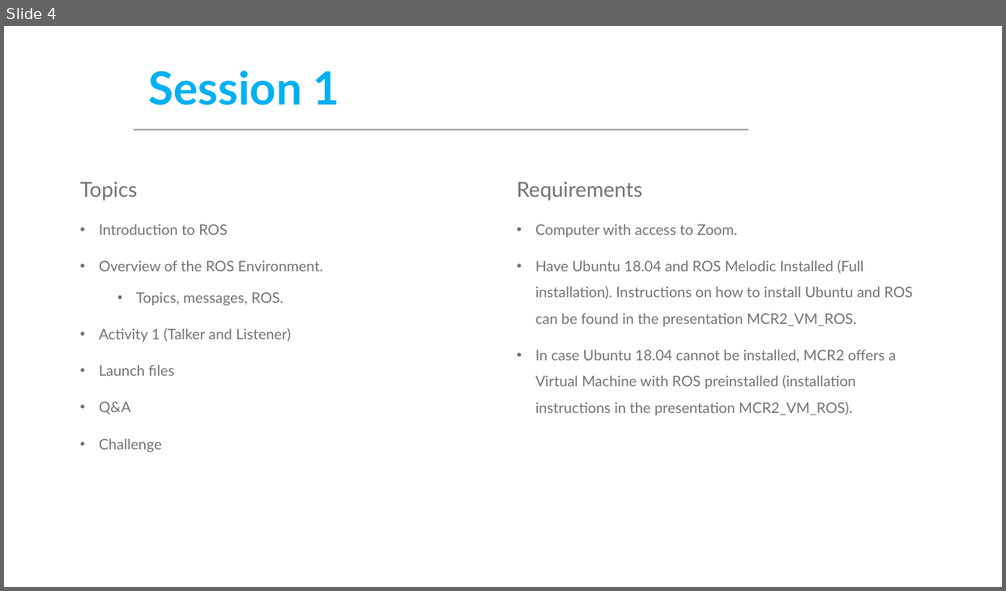
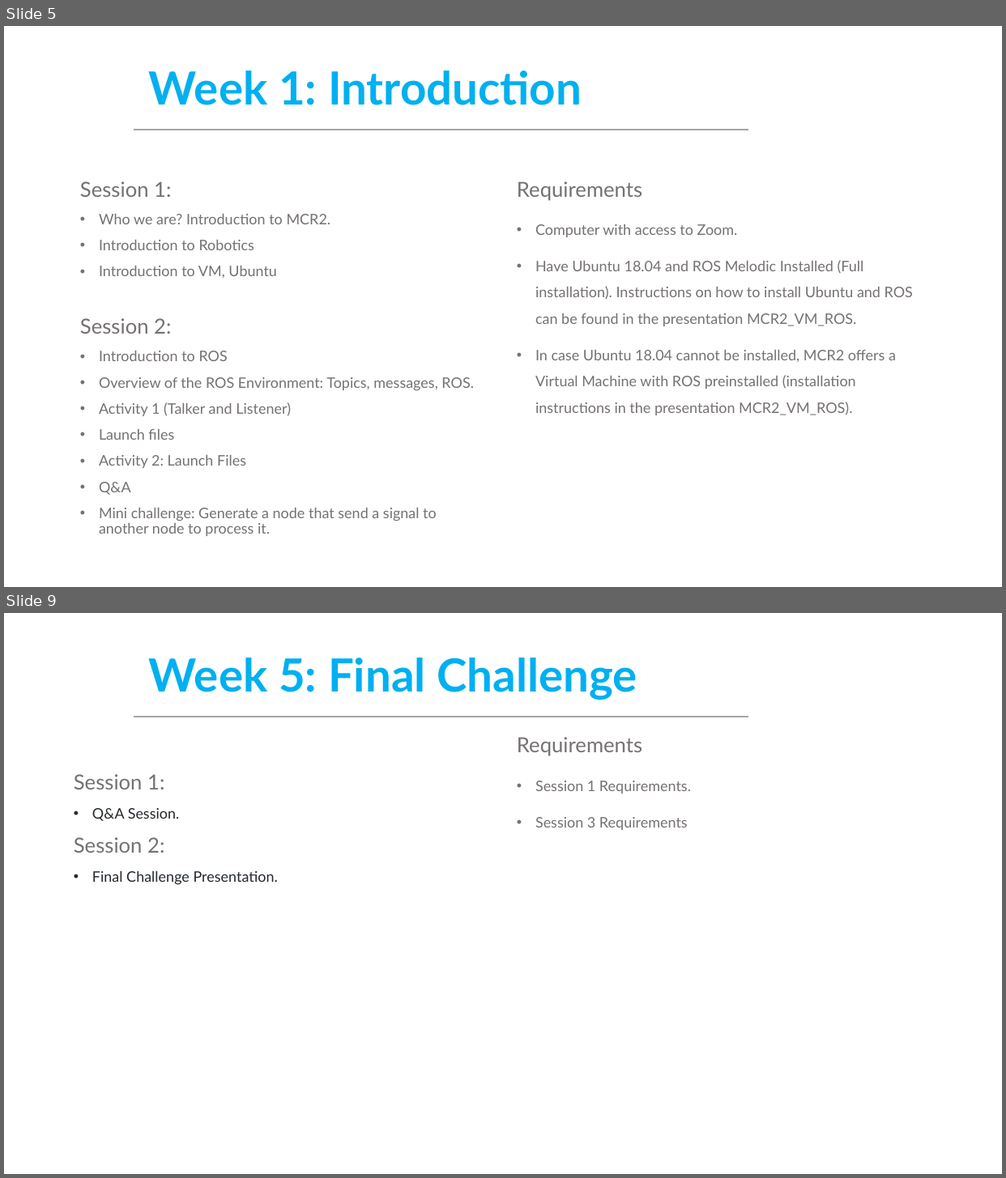
Before and after one commit to ManchesterRoboticsLtd/TE3001B_Robotics_Foundation, a slide deck: MCR2_General_Information_Prerequisites.pptx. Shown one above the other, each under a label of ours: slide 4 before the commit, slides 5 and 9 after it; the slides between them are not shown. The pictures are 1006x591 and 1006x1178 pixels, drawn with LibreOffice and Linux fonts; fonts in the diff are those of the drawing; background and template pictures are left out. Boxes give left, top, right and bottom in pixels: in the first picture for what was removed or moved away, otherwise in the second. Text is boxed around its words. In the diff, an @@ line names an element or a change of style, - is before the commit and + after.

Commit message:
General requirements ppt

```diff
--- a/MCR2_General_Information_Prerequisites.pptx
+++ b/MCR2_General_Information_Prerequisites.pptx
@@ slide 9 added at [4, 613, 1002, 1174], background #FFFFFF; not listed: 1 template element that a slide beside it also shows @@
@@ title added at [149, 658, 637, 700], 44 pt, text #00B0F0, bold @@
+Week 5: Final Challenge
@@ text added at [517, 737, 691, 830], 14 pt, text #767171 @@
+Requirements
+• Session 1 Requirements.
+• Session 3 Requirements
@@ text added at [74, 774, 278, 885], 14 pt, text #24292F @@
+Session 1:
+• Q&A Session.
+Session 2:
+• Final Challenge Presentation.
@@ what was slide 4 is now slide 5 @@
@@ slide 5 changed as well @@
@@ title at [149, 71, 582, 105]: text changed @@
-Session 1
+Week 1: Introduction
@@ text at [80, 182, 331, 334]: text changed; size 20 to 14 pt @@
-Topics
+Session 1:
+• Who we are? Introduction to MCR2.
+• Introduction to Robotics
+• Introduction to VM, Ubuntu
+Session 2:
@@ text at [99, 351, 291, 495]: line spacing 1.5 to 0.9 @@
@@ text at [99, 378, 474, 390]: text changed @@
-• Overview of the ROS Environment.
-  • Topics, messages, ROS.
+• Overview of the ROS Environment: Topics, messages, ROS.
@@ text at [99, 455, 246, 468]: paragraph added @@
+• Activity 2: Launch Files
@@ text at [99, 508, 437, 536]: text changed @@
-• Challenge
+• Mini challenge: Generate a node that send a signal to another node to process it.
```
Also in this commit, not shown: 7 other slides changed, 2 slides removed, 1 other file.
